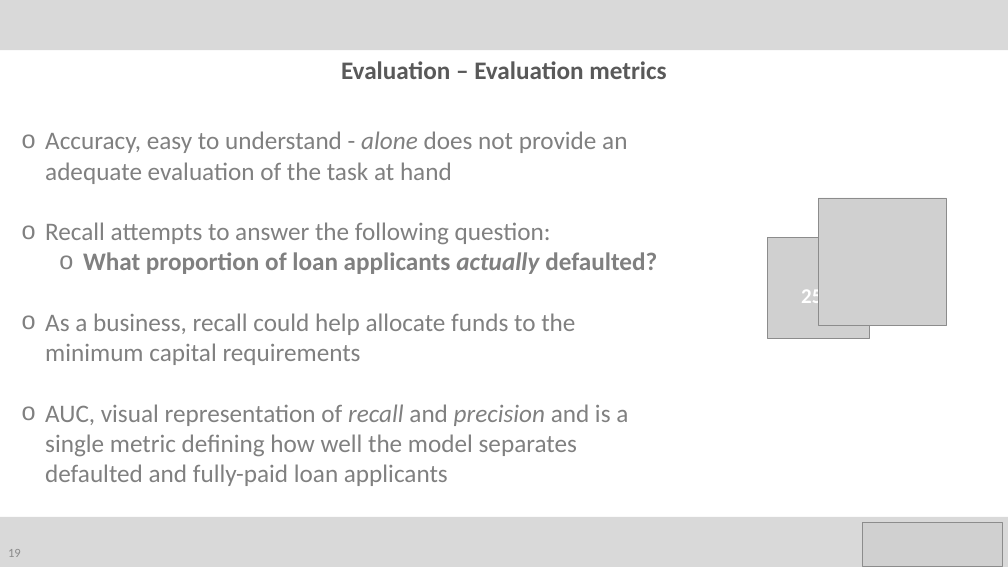
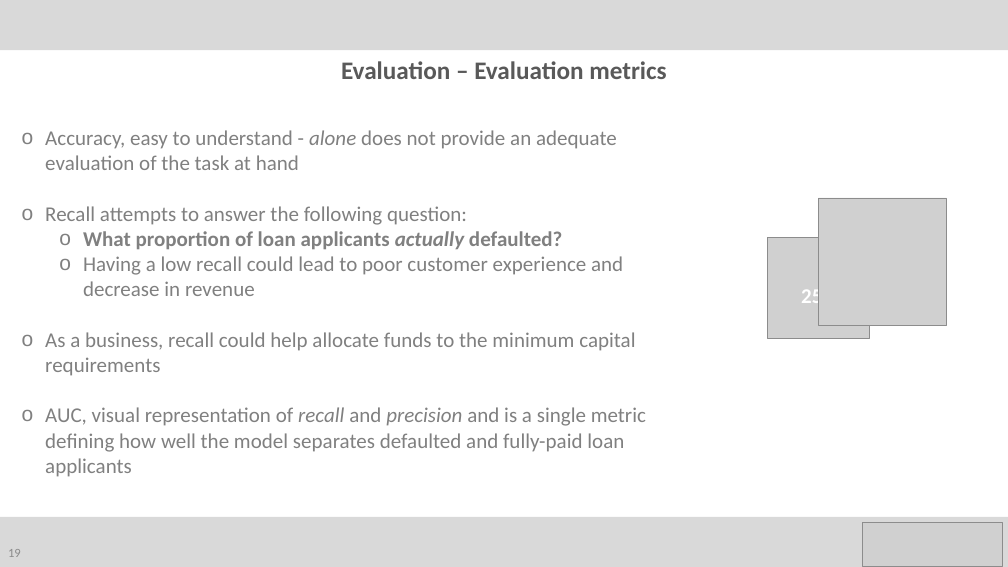
Before and after one commit to ah12068/fca-takehome-test, a slide deck: slide 19 of reports/FCA_presentation.pptx. Drawn at 1008x567 pixels with LibreOffice and Linux fonts; fonts in the diff are those of the drawing; grey boxes stand for pictures. Boxes give left, top, right and bottom in pixels: in the first picture for what was removed or moved away, otherwise in the second. Text is boxed around its words. In the diff, an @@ line names an element or a change of style, - is before the commit and + after.

```diff
--- a/reports/FCA_presentation.pptx
+++ b/reports/FCA_presentation.pptx
@@ text at <box>45,130,646,477</box>: size 24 to 20 pt in "Accuracy, easy to understand - alone does ...", "Recall attempts to answer the following question:", "What proportion of loan applicants actually defaulted?", "As a business, recall could help allocate ..." and 1 more places @@
@@ text at <box>83,256,623,296</box>: paragraph added @@
+  o Having a low recall could lead to poor customer experience and decrease in revenue
```
Also in this commit, not shown: 7 other slides changed, 1 other file.
